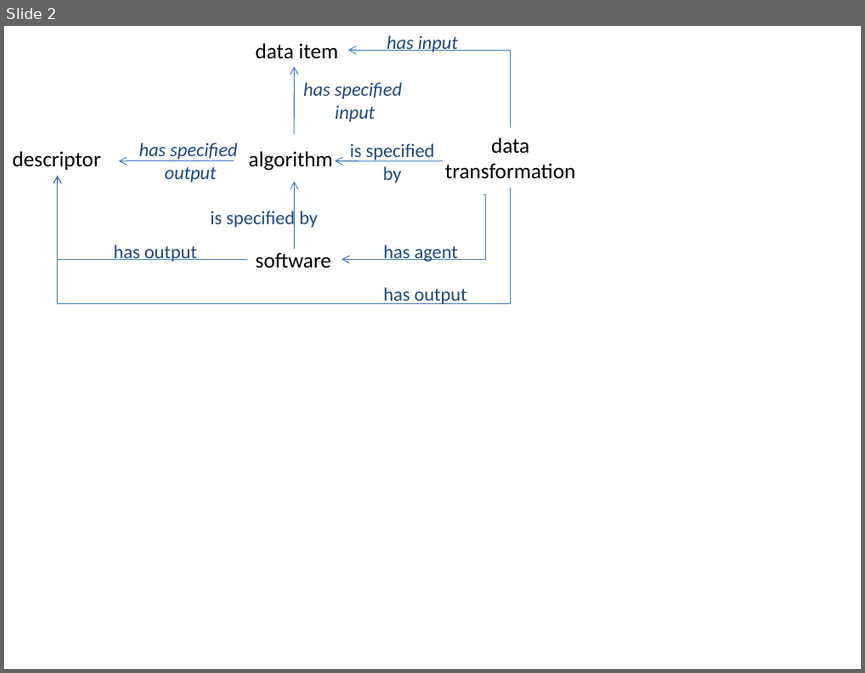
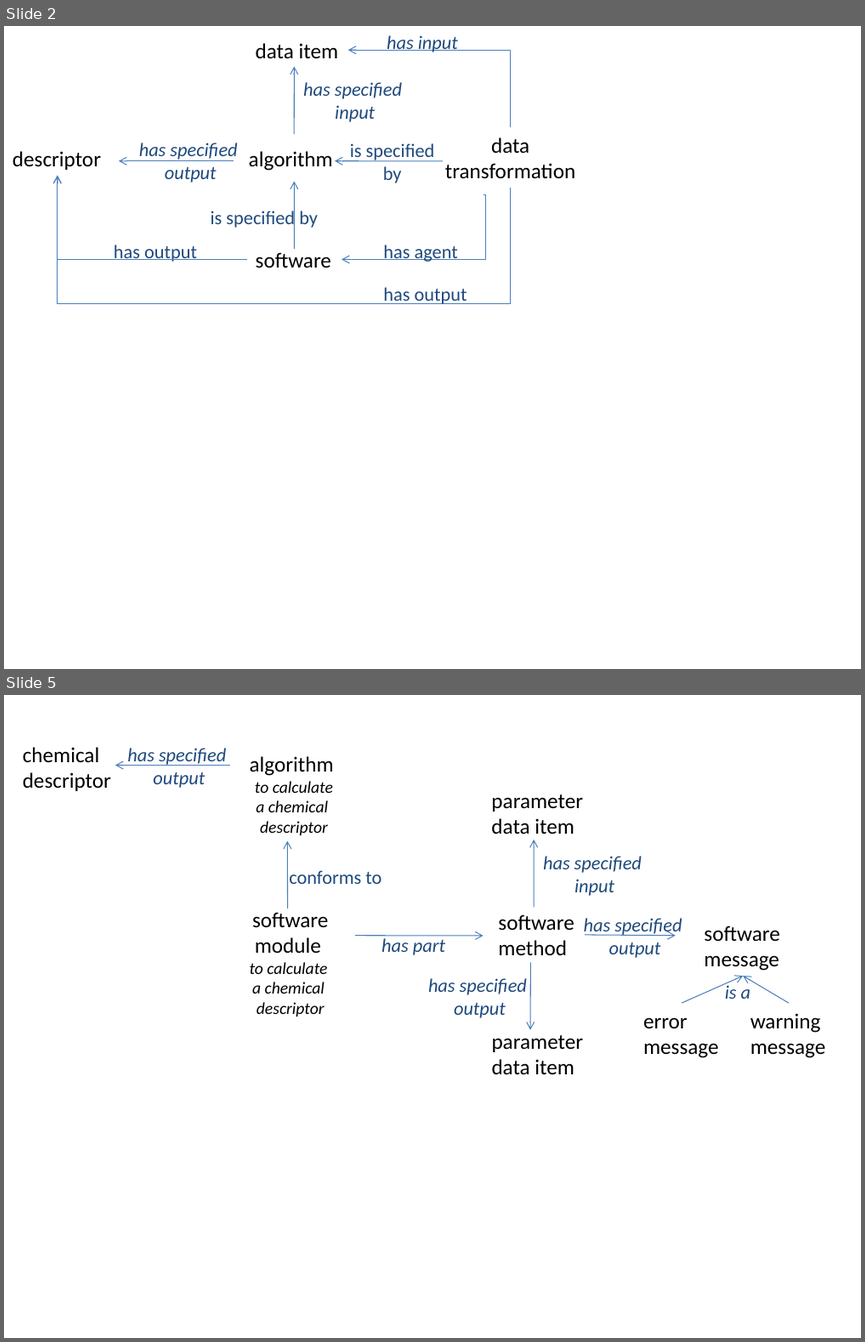
Before and after one commit to semanticchemistry/semanticchemistry, a slide deck: trunk/documentation/images/diagrams.pptx. Shown one above the other, each under a label of ours: slide 2 before the commit, slides 2 and 5 after it; the slides between them are not shown. The pictures are 865x673 and 865x1342 pixels, drawn with LibreOffice and Linux fonts; fonts in the diff are those of the drawing. Boxes give left, top, right and bottom in pixels: in the first picture for what was removed or moved away, otherwise in the second. Text is boxed around its words. In the diff, an @@ line names an element or a change of style, - is before the commit and + after.

```diff
--- a/trunk/documentation/images/diagrams.pptx
+++ b/trunk/documentation/images/diagrams.pptx
@@ slide 5 added at [4,695,861,1338], background #FFFFFF @@
@@ text added at [23,747,111,791], 18 pt, text #000000 @@
+chemical
+descriptor
@@ elbow arrow added from (230, 766) to (115, 766), #4B7EBC 0.75 pt @@
@@ text added at [127,748,226,788], 16 pt, text #1F497D, italic @@
+has specified
+output
@@ text added at [250,756,334,835], 14 pt, text #000000, italic @@
+algorithm
+to calculate
+a chemical
+descriptor
@@ text added at [491,794,583,834], 18 pt, text #000000 @@
+parameter
+data item
@@ arrow added from (288, 908) to (288, 840), #4B7EBC 0.75 pt @@
@@ arrow added from (534, 907) to (534, 839), #4B7EBC 0.75 pt @@
@@ text added at [289,870,381,884], 16 pt, text #1F497D @@
+conforms to
@@ text added at [543,856,642,896], 16 pt, text #1F497D, italic @@
+has specified
+input
@@ text added at [250,912,328,1016], 14 pt, text #000000, italic @@
+software
+module
+to calculate
+a chemical
+descriptor
@@ text added at [498,914,574,955], 18 pt, text #000000 @@
+software
+method
@@ text added at [584,918,681,958], 16 pt, text #1F497D, italic @@
+has specified
+output
@@ arrow added from (354, 936) to (483, 936), #4B7EBC 0.75 pt @@
@@ text added at [381,936,445,955], 16 pt, text #1F497D, italic @@
+has part
@@ arrow added from (584, 935) to (675, 936), #4B7EBC 0.75 pt @@
@@ text added at [704,925,779,970], 18 pt, text #000000 @@
+software
+message
@@ arrow added from (530, 962) to (530, 1030), #4B7EBC 0.75 pt @@
@@ text added at [428,978,527,1018], 16 pt, text #1F497D, italic @@
+has specified
+output
@@ arrow added from (681, 1003) to (743, 976), #4B7EBC 0.75 pt @@
@@ text added at [725,982,751,998], 16 pt, text #1F497D, italic @@
+is a
@@ arrow added from (789, 1003) to (743, 976), #4B7EBC 0.75 pt @@
@@ text added at [643,1017,719,1058], 18 pt, text #000000 @@
+error
+message
@@ text added at [750,1013,826,1058], 18 pt, text #000000 @@
+warning
+message
@@ text added at [492,1035,584,1074], 18 pt, text #000000 @@
+parameter
+data item
```
Also in this commit, not shown: 2 slides changed, 2 other slides added, 2 other files.
